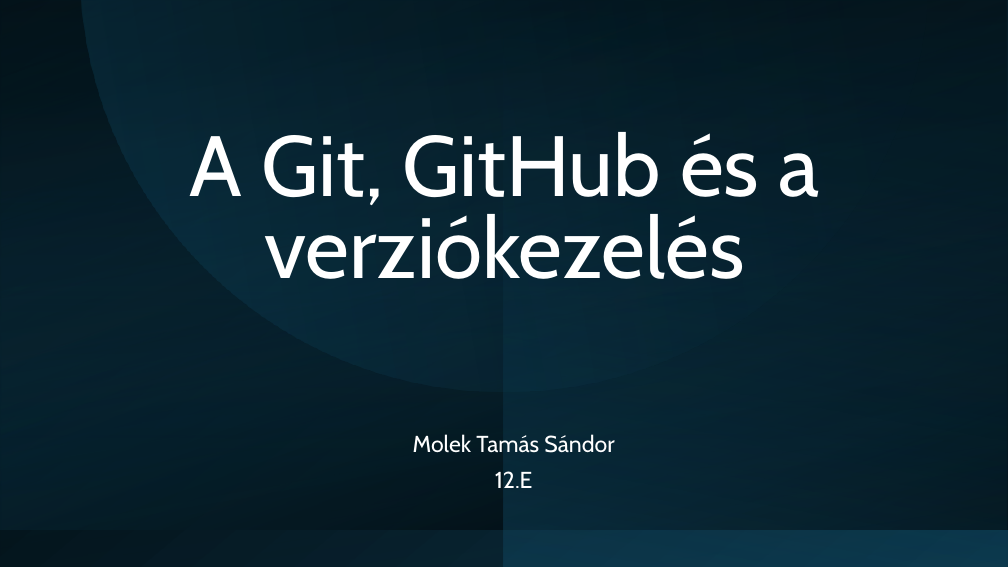
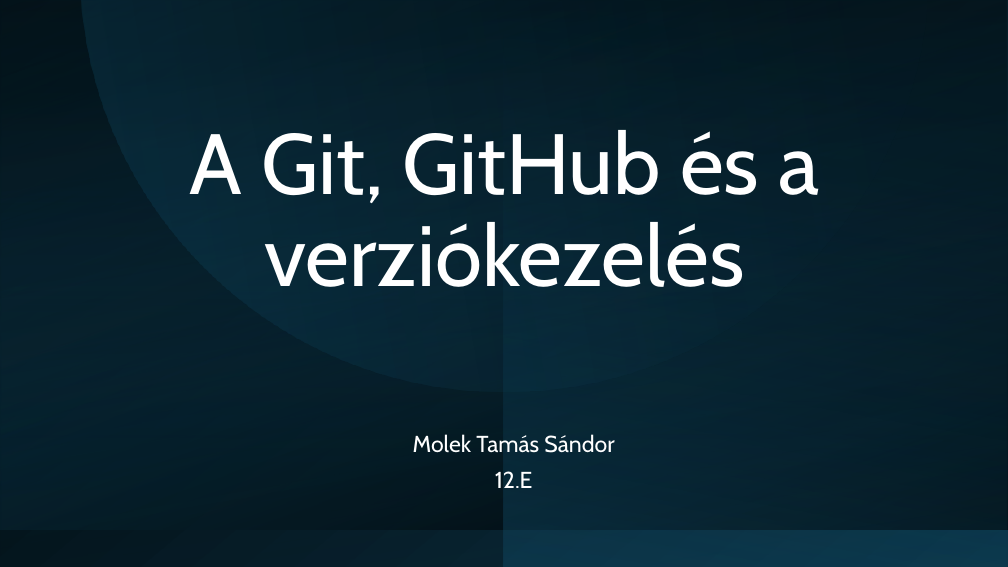
Before and after one commit to Maho-Yoshino/School_Notes, a slide deck: slide 1 of 2025-2026/IKT/github/Github.pptx. Drawn at 1008x567 pixels with LibreOffice and Linux fonts; fonts in the diff are those of the drawing. Boxes give left, top, right and bottom in pixels: in the first picture for what was removed or moved away, otherwise in the second. Text is boxed around its words. In the diff, an @@ line names an element or a change of style, - is before the commit and + after.

```diff
--- a/2025-2026/IKT/github/Github.pptx
+++ b/2025-2026/IKT/github/Github.pptx
@@ title "A Git, GitHub és a ..." at [189, 130, 820, 287]: line spacing 0.8 to 0.9 @@
```
Also in this commit, not shown: 14 other files.
